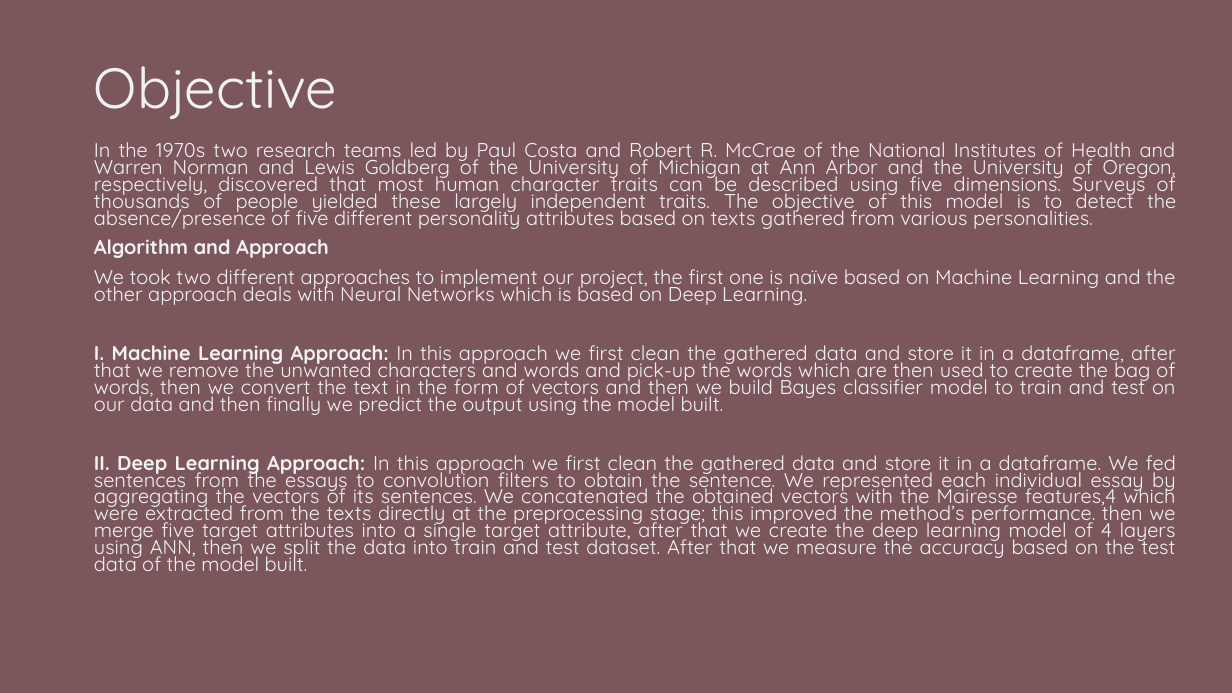
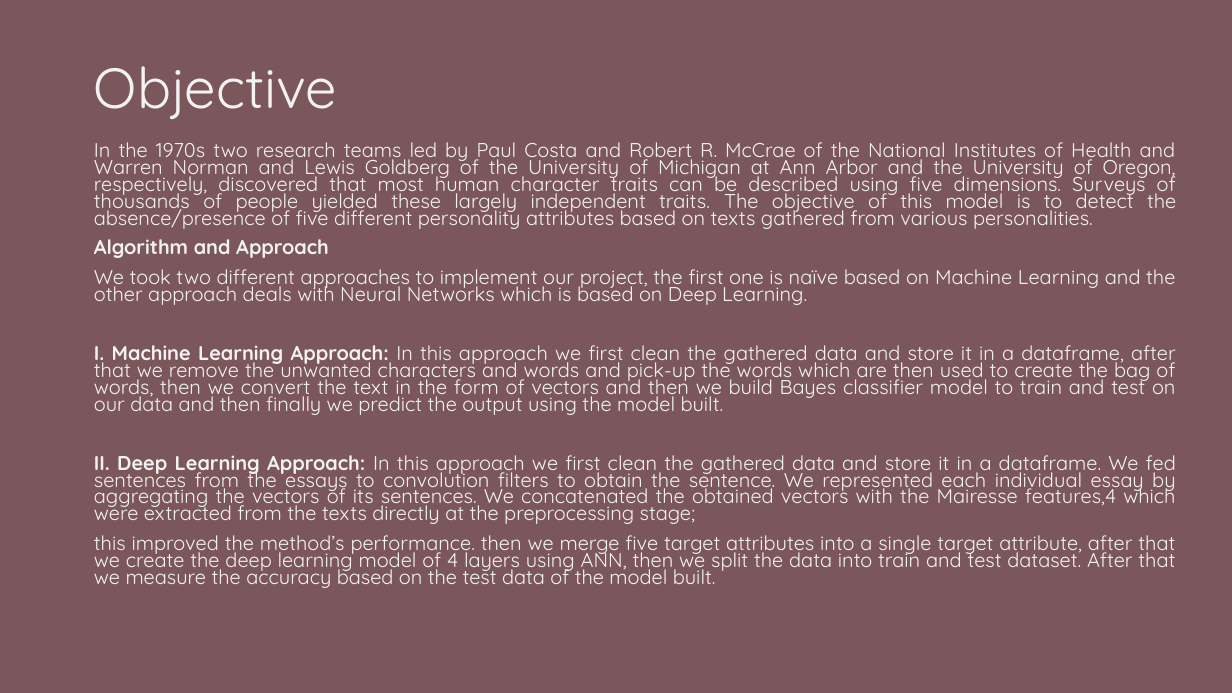
Before and after one commit to Manjari-99/Personality-Detection-From-Text, a slide deck: slide 5 of Personality Detection From Text.pptx. Drawn at 1232x693 pixels with LibreOffice and Linux fonts; fonts in the diff are those of the drawing. Boxes give left, top, right and bottom in pixels: in the first picture for what was removed or moved away, otherwise in the second. Text is boxed around its words. In the diff, an @@ line names an element or a change of style, - is before the commit and + after.

```diff
--- a/Personality Detection From Text.pptx
+++ b/Personality Detection From Text.pptx
@@ text at box(94, 455, 1176, 588): text changed @@
-II. Deep Learning Approach: In this approach we first clean the gathered data and store it in a dataframe. We fed sentences from the essays to convolution filters to obtain the sentence. We represented each individual essay by aggregating the vectors of its sentences. We concatenated the obtained vectors with the Mairesse features,4 which were extracted from the texts directly at the preprocessing stage; this improved the method’s performance. then we merge five target attributes into a single target attribute, after that we create the deep learning model of 4 layers using ANN, then we split the data into train and test dataset. After that we measure the accuracy based on the test data of the model built.
+II. Deep Learning Approach: In this approach we first clean the gathered data and store it in a dataframe. We fed sentences from the essays to convolution filters to obtain the sentence. We represented each individual essay by aggregating the vectors of its sentences. We concatenated the obtained vectors with the Mairesse features,4 which were extracted from the texts directly at the preprocessing stage;
+this improved the method’s performance. then we merge five target attributes into a single target attribute, after that we create the deep learning model of 4 layers using ANN, then we split the data into train and test dataset. After that we measure the accuracy based on the test data of the model built.
```
Also in this commit, not shown: 3 other slides changed, 1 slide added, 4 slides removed, 1 other file.
